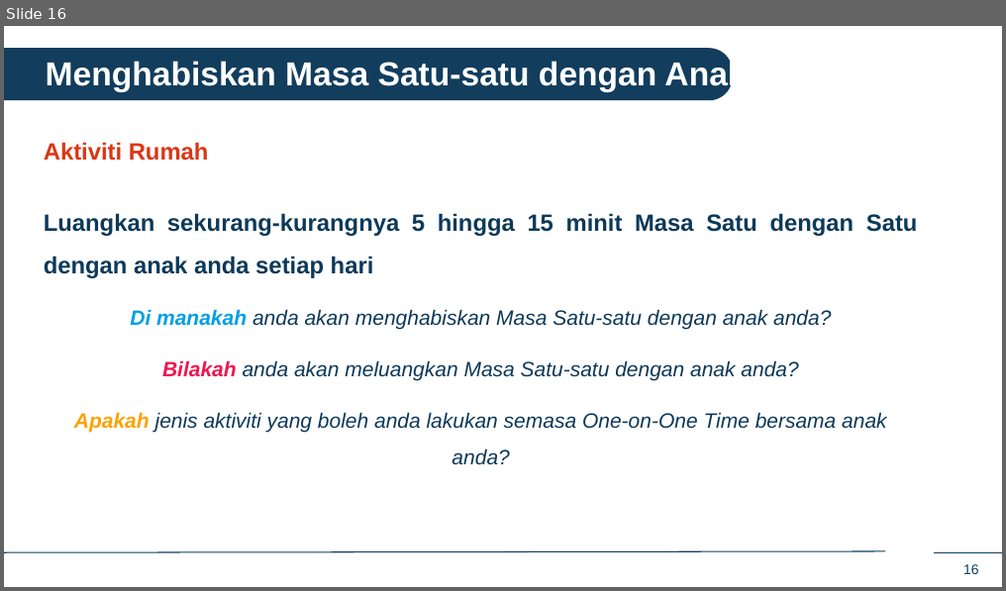
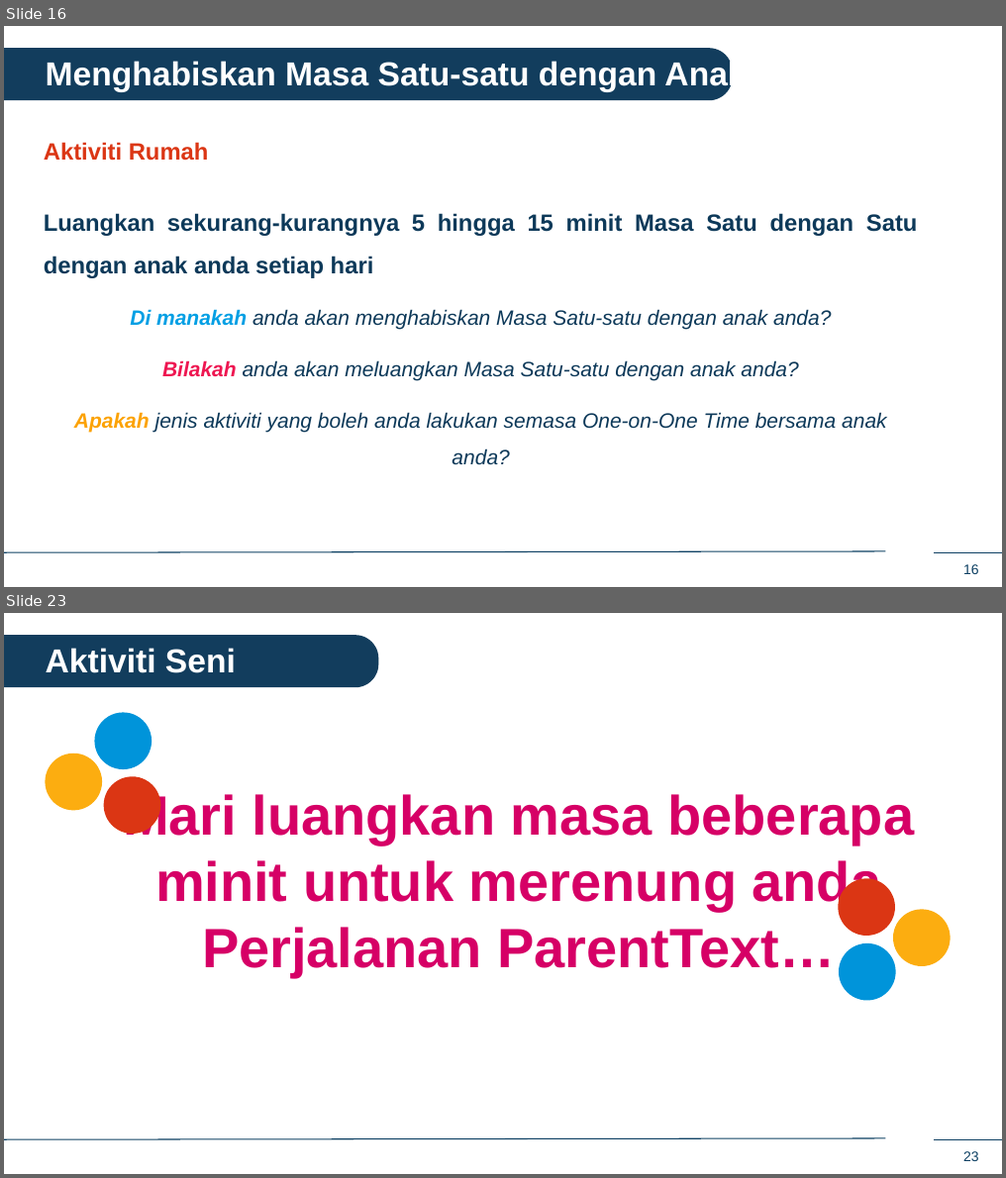
Before and after one commit to IDEMSInternational/plh-digital-content, a slide deck: translations/facilitator_app_malaysia/ms/ms_in_person_sessions.pptx. Shown one above the other, each under a label of ours: slide 16 before the commit, slides 16 and 23 after it; the slides between them are not shown. The pictures are 1006x591 and 1006x1178 pixels, drawn with LibreOffice and Linux fonts; fonts in the diff are those of the drawing; background and template pictures are left out. Boxes give left, top, right and bottom in pixels: in the first picture for what was removed or moved away, otherwise in the second. Text is boxed around its words. In the diff, an @@ line names an element or a change of style, - is before the commit and + after.

```diff
--- a/translations/facilitator_app_malaysia/ms/ms_in_person_sessions.pptx
+++ b/translations/facilitator_app_malaysia/ms/ms_in_person_sessions.pptx
@@ slide 23 added at (x1=4, y1=613, x2=1002, y2=1174), background #FFFFFF; not listed: 3 template elements that a slide beside it also shows @@
@@ round same rect added at (x1=4, y1=635, x2=378, y2=688), fill #123D5D @@
@@ text added at (x1=46, y1=648, x2=236, y2=673), 24 pt, text #FFFFFF, bold @@
+Aktiviti Seni
@@ ellipse added at (x1=91, y1=709, x2=155, y2=773), fill #0094DA @@
@@ ellipse added at (x1=42, y1=750, x2=106, y2=814), fill #FCAD10 @@
@@ ellipse added at (x1=100, y1=773, x2=164, y2=837), fill #DB3614 @@
@@ text added at (x1=123, y1=791, x2=914, y2=977), 40 pt, text #D60066, bold @@
+Mari luangkan masa beberapa minit untuk merenung anda
+Perjalanan ParentText…
@@ ellipse added at (x1=838, y1=878, x2=895, y2=936), fill #DB3614 @@
@@ ellipse added at (x1=893, y1=909, x2=950, y2=966), fill #FCAD10 @@
@@ ellipse added at (x1=838, y1=943, x2=895, y2=1000), fill #0094DA @@
```
Also in this commit, not shown: 4 slides changed, 9 other slides added, 10 slides removed.
